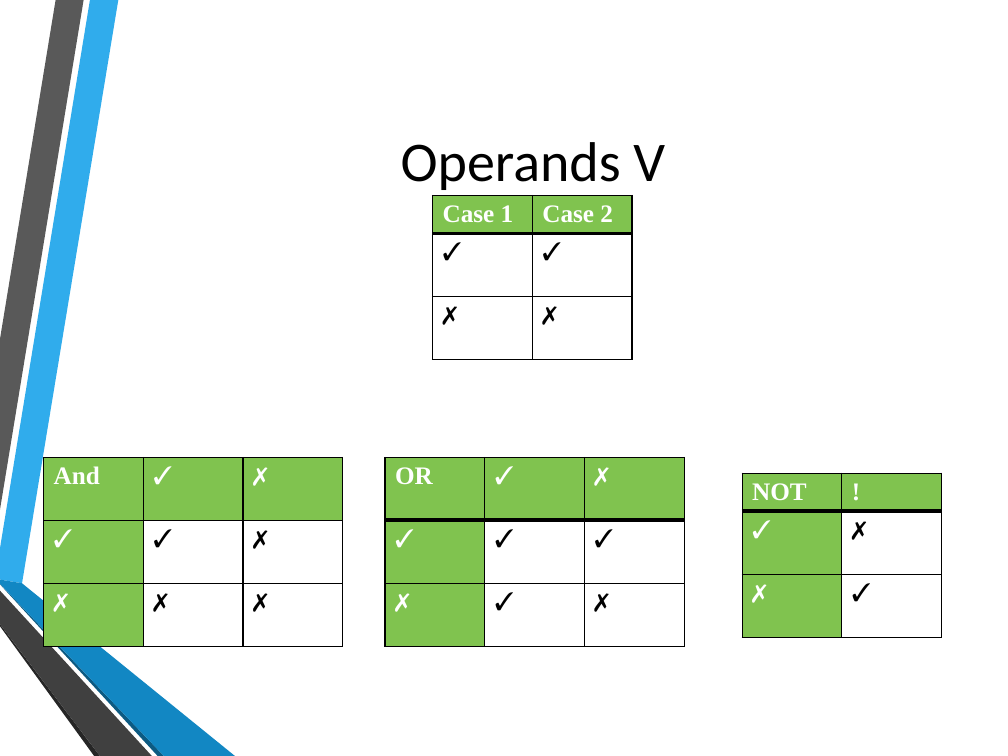
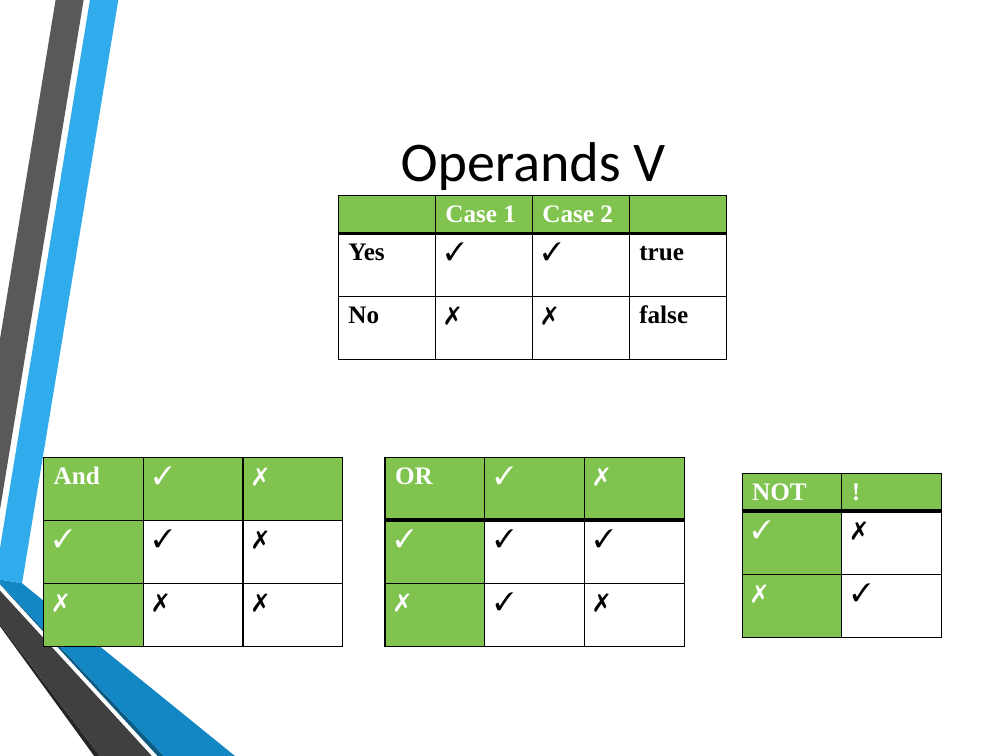
Before and after one commit to hatted/fevaworks-php, a slide deck: slide 7 of php-fw2/lesson2.pptx. Drawn at 1008x756 pixels with LibreOffice and Linux fonts; fonts in the diff are those of the drawing; background and template pictures are left out. Boxes give left, top, right and bottom in pixels: in the first picture for what was removed or moved away, otherwise in the second. Text is boxed around its words. In the diff, an @@ line names an element or a change of style, - is before the commit and + after.

```diff
--- a/php-fw2/lesson2.pptx
+++ b/php-fw2/lesson2.pptx
@@ table at (x1=339, y1=196, x2=726, y2=362) @@
+column 1:  | Yes | No
+column 4:  | true | false
@@ table resized from (x1=432, y1=196, x2=632, y2=362) to (x1=339, y1=196, x2=726, y2=362) @@
```
Also in this commit, not shown: 4 other slides changed, 2 slides added, 18 other files.
